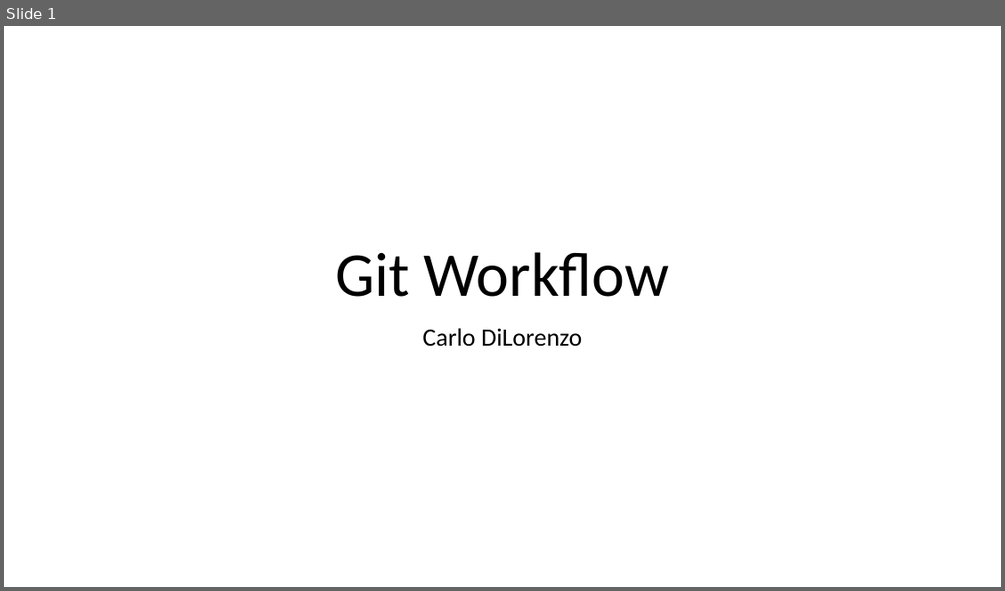
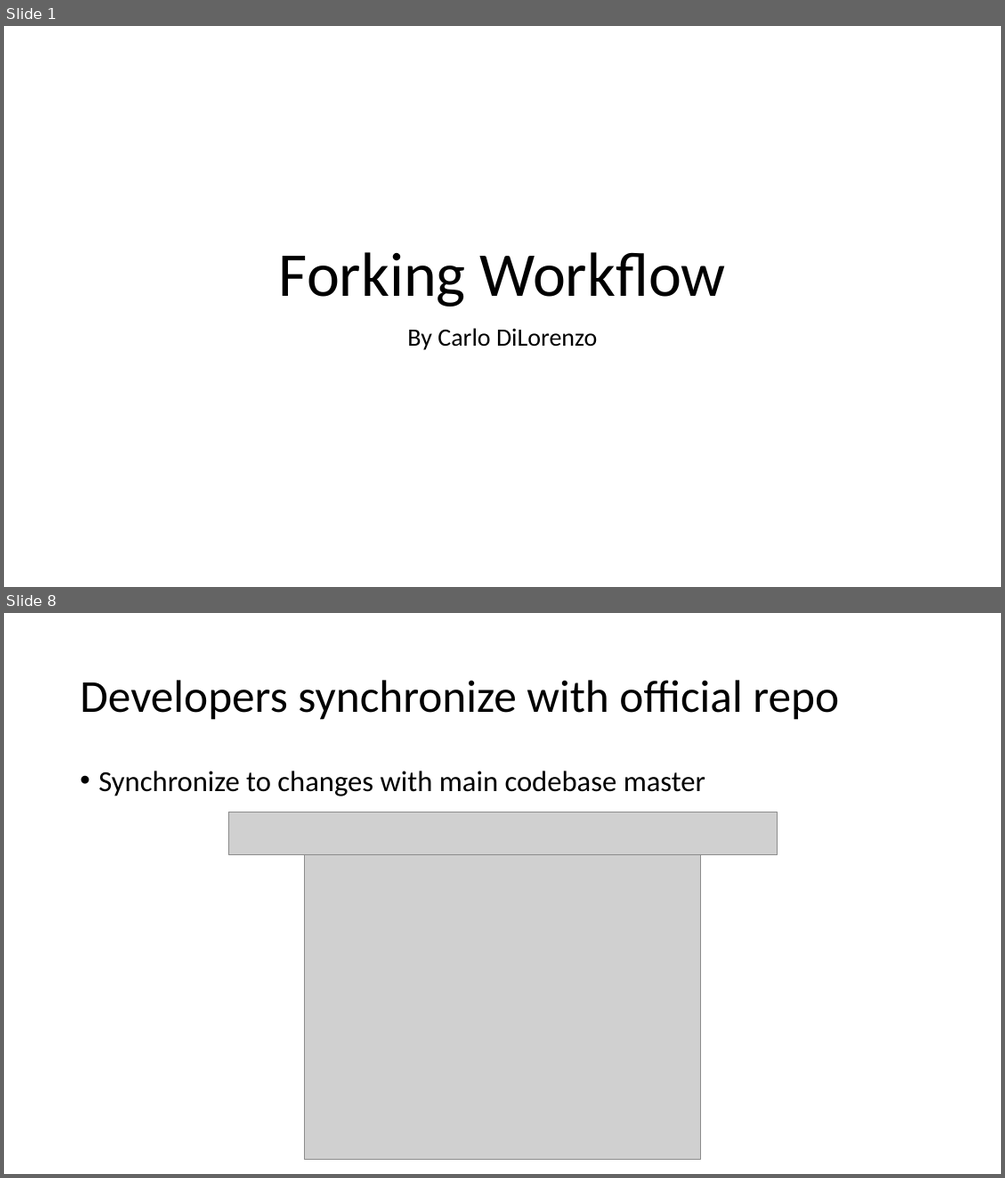
Before and after one commit to dilorc2/forkgitworkflow.github.io, a slide deck: files/GitWorkflow.pptx. Shown one above the other, each under a label of ours: slide 1 before the commit, slides 1 and 8 after it; the slides between them are not shown. The pictures are 1005x591 and 1005x1178 pixels, drawn with LibreOffice and Linux fonts; fonts in the diff are those of the drawing; grey boxes stand for pictures. Boxes give left, top, right and bottom in pixels: in the first picture for what was removed or moved away, otherwise in the second. Text is boxed around its words. In the diff, an @@ line names an element or a change of style, - is before the commit and + after.

```diff
--- a/files/GitWorkflow.pptx
+++ b/files/GitWorkflow.pptx
@@ slide 8 added at box(4, 613, 1001, 1174), background #FFFFFF @@
@@ title added at box(80, 680, 839, 720), 44 pt, text #000000 @@
+Developers synchronize with official repo
@@ text added at box(98, 771, 705, 796), 28 pt, text #000000 @@
+• Synchronize to changes with main codebase master
@@ picture added at box(228, 812, 777, 855) @@
@@ picture added at box(305, 854, 701, 1159) @@
@@ slide 1 changed as well @@
@@ title at box(279, 252, 726, 306): text changed @@
-Git Workflow
+Forking Workflow
@@ subtitle at box(407, 328, 597, 350): text changed @@
-Carlo DiLorenzo
+By Carlo DiLorenzo
```
Also in this commit, not shown: 1 other slide changed, 5 other slides added, 10 slides removed, 4 other files.
